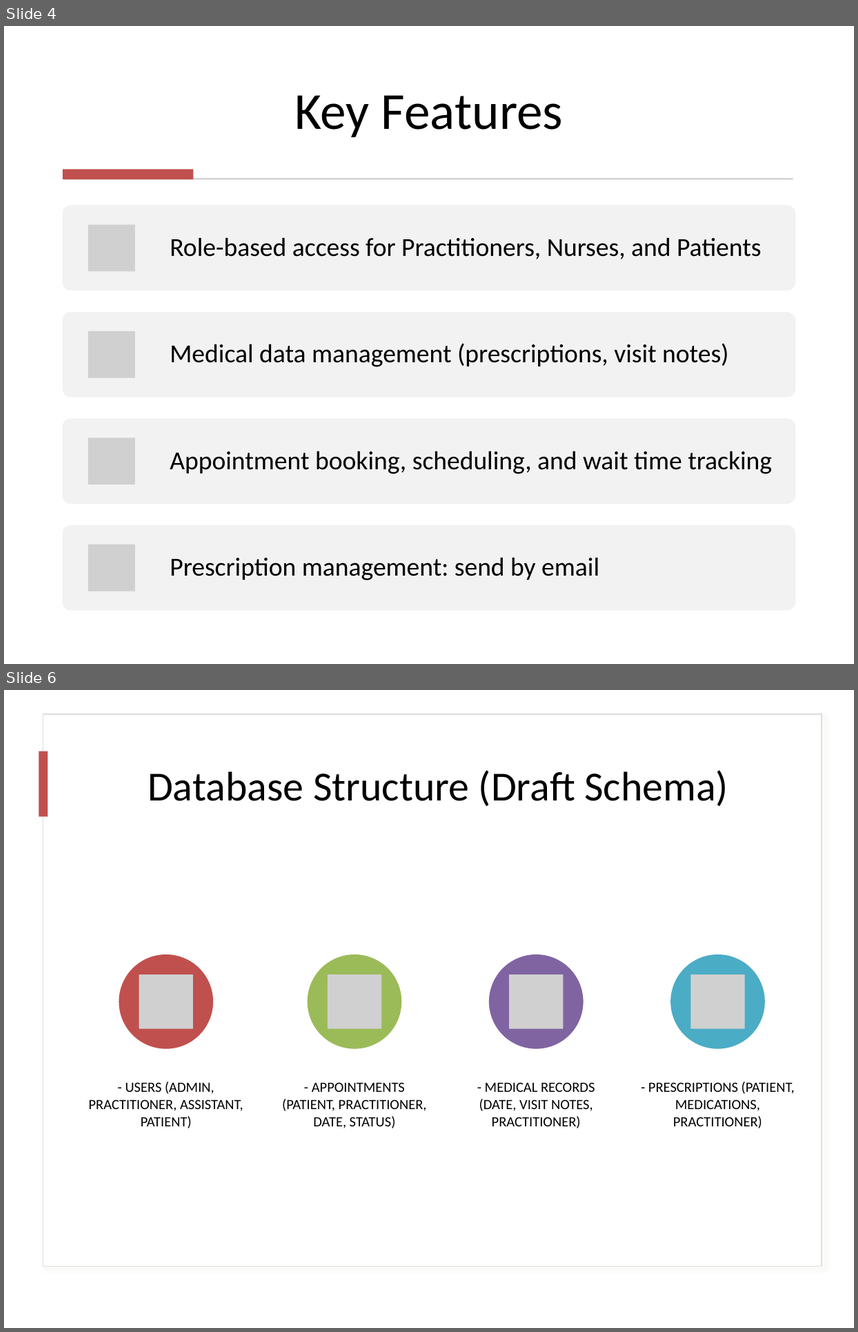
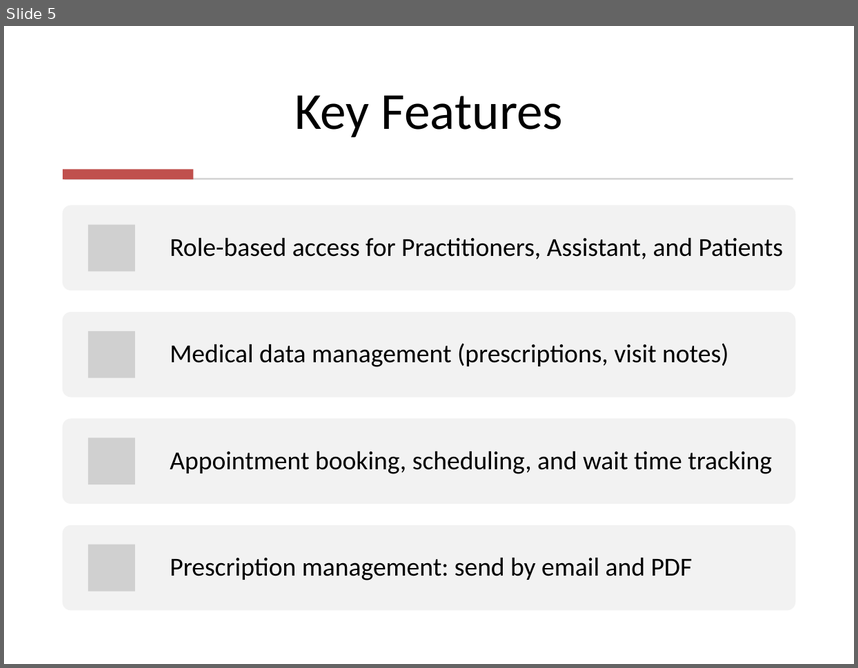
Before and after one commit to Zughayyar/MediTrack_MERN_Project, a slide deck: MediTracker.pptx. Shown one above the other, each under a label of ours: slides 4 and 6 before the commit, slide 5 after it; the slides between them are not shown. The pictures are 858x1332 and 858x668 pixels, drawn with LibreOffice and Linux fonts; fonts in the diff are those of the drawing; grey boxes stand for pictures. Boxes give left, top, right and bottom in pixels: in the first picture for what was removed or moved away, otherwise in the second. Text is boxed around its words. In the diff, an @@ line names an element or a change of style, - is before the commit and + after.

```diff
--- a/MediTracker.pptx
+++ b/MediTracker.pptx
@@ slide 6 removed at bbox=[4, 690, 854, 1328], background #FFFFFF @@
@@ rectangle removed at bbox=[43, 713, 822, 1265] @@
@@ rectangle removed at bbox=[39, 751, 47, 817] @@
@@ title removed at bbox=[148, 770, 728, 806] @@
-Database Structure (Draft Schema)
@@ group removed at bbox=[89, 954, 795, 1128]: 4 ellipses, 4 pictures, 4 texts @@
-- USERS (ADMIN, PRACTITIONER, ASSISTANT, PATIENT)
-- APPOINTMENTS (PATIENT, PRACTITIONER, DATE, STATUS)
-- MEDICAL RECORDS (DATE, VISIT NOTES, PRACTITIONER)
-- PRESCRIPTIONS (PATIENT, MEDICATIONS, PRACTITIONER)
@@ what was slide 4 is now slide 5 @@
@@ slide 5 changed as well @@
@@ text at bbox=[170, 238, 784, 259]: text changed @@
-Role-based access for Practitioners, Nurses, and Patients
+Role-based access for Practitioners, Assistant, and Patients
@@ text at bbox=[170, 557, 693, 580]: text changed @@
-Prescription management: send by email
+Prescription management: send by email and PDF
```
Also in this commit, not shown: 3 other slides changed, 7 slides added, 3 other slides removed, 5 other files.
